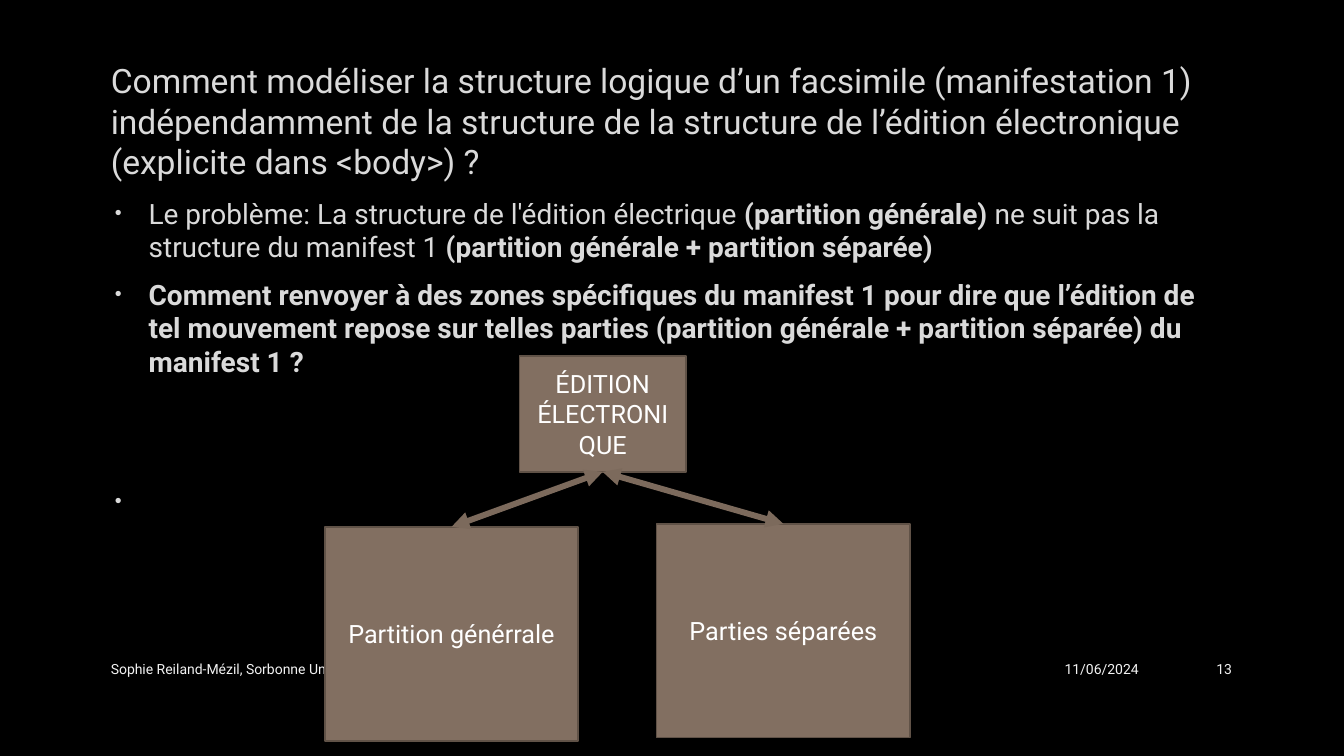
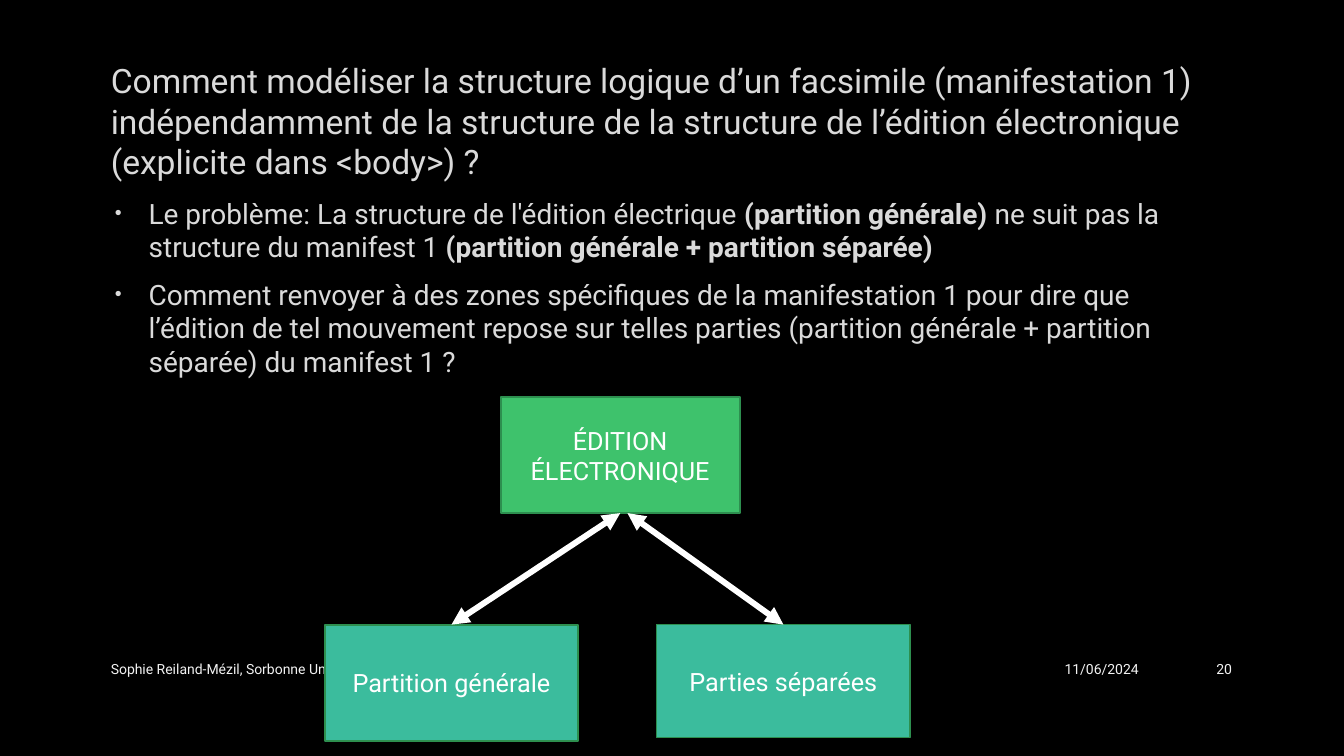
Before and after one commit to SophieReiland/graupner, a slide deck: slide 20 of presentations/Présentation_groupe_MEI.pptx (slide 13 before the commit). Drawn at 1344x756 pixels with LibreOffice and Linux fonts; fonts in the diff are those of the drawing; background and template pictures are left out. Boxes give left, top, right and bottom in pixels: in the first picture for what was removed or moved away, otherwise in the second. Text is boxed around its words. In the diff, an @@ line names an element or a change of style, - is before the commit and + after.

```diff
--- a/presentations/Présentation_groupe_MEI.pptx
+++ b/presentations/Présentation_groupe_MEI.pptx
@@ text at bbox=[149, 283, 1151, 378]: text changed; bold off @@
-• Comment renvoyer à des zones spécifiques du manifest 1 pour dire que l’édition de tel mouvement repose sur telles parties (partition générale + partition séparée) du manifest 1 ?
+• Comment renvoyer à des zones spécifiques de la manifestation 1 pour dire que l’édition de tel mouvement repose sur telles parties (partition générale + partition séparée) du manifest 1 ?
@@ rectangle "ÉDITION ÉLECTRONIQUE": place and size @@
-rectangle "ÉDITION ÉLECTRONIQUE" at bbox=[519, 356, 686, 472]
+rectangle "ÉDITION ÉLECTRONIQUE" at bbox=[501, 397, 740, 513]
@@ rectangle "ÉDITION ÉLECTRONIQUE" at bbox=[501, 397, 740, 513]: fill #826F61 to #3EC26C; outline #605248 1.25 pt to #2E9050 1.25 pt @@
@@ double arrow moved from (452, 527) - (603, 472) to (452, 625) - (620, 513) @@
@@ double arrow (452, 625) - (620, 513): stroke #7C6A5D 4.25 pt to #FFFFFF 4.25 pt @@
@@ double arrow moved from (603, 472) - (783, 524) to (628, 513) - (783, 625) @@
@@ double arrow (628, 513) - (783, 625): stroke #7C6A5D 4.25 pt to #FFFFFF 4.25 pt @@
@@ rectangle "Partition générale" at bbox=[325, 625, 579, 741]: fill #826F61 to #3BBC9D; outline #605248 1.25 pt to #2E9050 1.25 pt @@
@@ rectangle "Partition générale": place and size @@
-rectangle "Partition générale" at bbox=[325, 527, 579, 741]
+rectangle "Partition générale" at bbox=[325, 625, 579, 741]
@@ rectangle "Parties séparées": place and size @@
-rectangle "Parties séparées" at bbox=[656, 524, 910, 738]
+rectangle "Parties séparées" at bbox=[656, 625, 910, 738]
@@ rectangle "Parties séparées" at bbox=[656, 625, 910, 738]: fill #826F61 to #3BBC9D; outline #605248 1.25 pt to #2E9050 1.25 pt @@
@@ text in rectangle at bbox=[353, 673, 550, 698]: text changed @@
-Partition générrale
+Partition générale
@@ page number at bbox=[1216, 664, 1232, 674]: text changed @@
-13
+20
```
Also in this commit, not shown: 18 other slides changed, 10 slides added.
